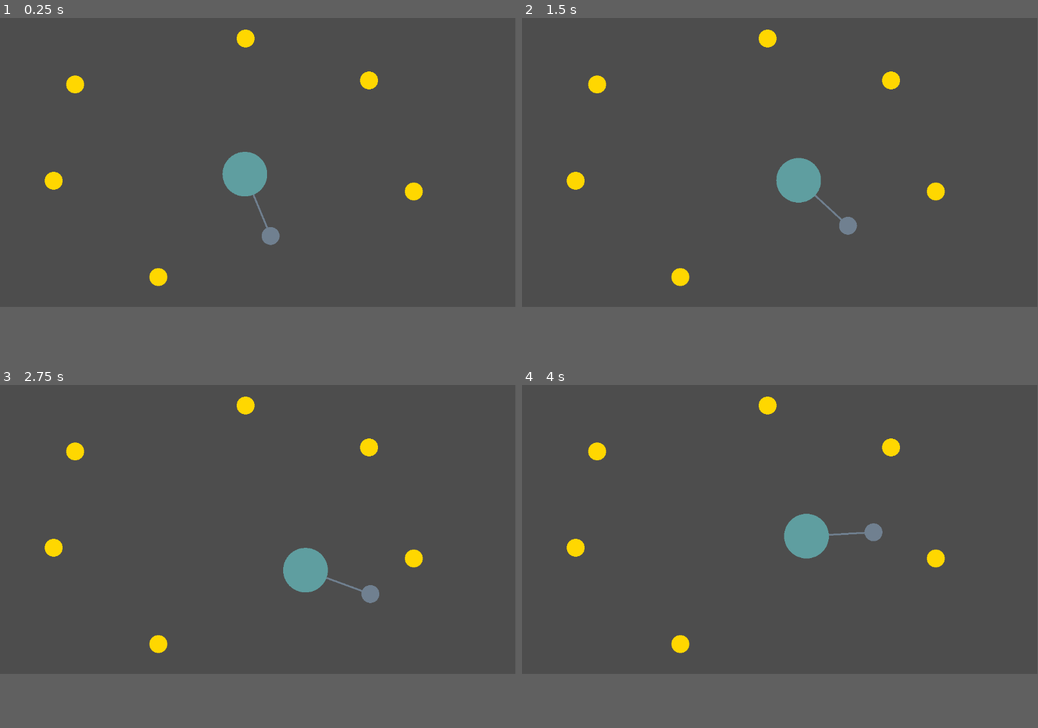
Above: before the commit, frames 1-4 (two rows, left to right).
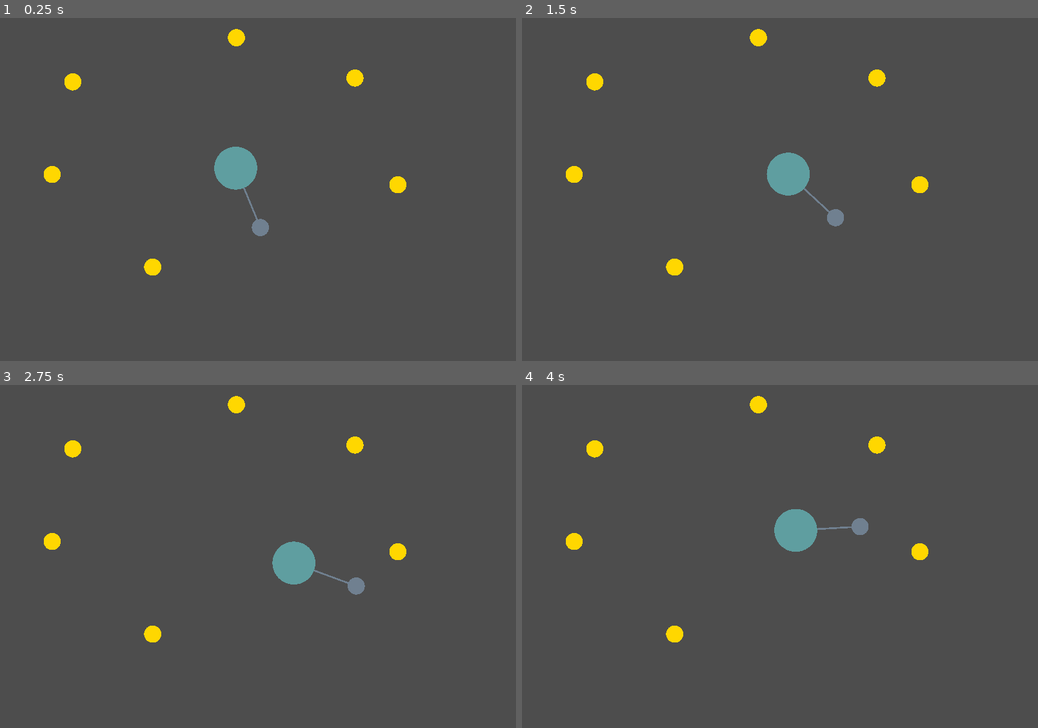
Above: after the commit, the same moments.

Repository: doctor-g/LD54
Game: Godot game, scene res://world.tscn
Two runs of this game, one before a commit and one after it. Both use one fixed random seed, a clock stepped at 60 frames per second and the inputs below.
Inputs:
- Up to frame 1 (0.25 s): no input
- Up to frame 2 (1.5 s): hold D (move_right) 0.53-1.28 s; tap Left (decrease_power) at 0.6 s; hold S (move_down) from 1.28 s (still down); tap Right (increase_power) at 1.35 s
- Up to frame 3 (2.75 s): release S (move_down) at 2.03 s; hold D (move_right) from 2.03 s (still down); tap Up (let_out) at 2.1 s
- Up to frame 4 (4 s): release D (move_right) at 2.78 s; hold W (move_up) 2.78-3.53 s; tap Down (reel_in) at 2.85 s; hold A (move_left) from 3.53 s (still down); tap Left (decrease_power) at 3.6 s
In our replay, the window is 799x449 before the commit and 800x533 after it. These sizes can differ from the game's own. Grey fills any space a smaller window leaves; there, only what the larger window draws over its background counts as a difference.

The runs differ from the first frame. In frame 1, 2.0% of the frame differs, in the area x 8-82%, y 3-79%; in frame 2, 2.0%; in frame 3, 2.1%; in frame 4, 2.0%.

Commit message:
Configure web build
This includes local testing and continuous integration on GitHub.

Diff:
--- a/project/project.godot
+++ b/project/project.godot
@@ -14,6 +14,12 @@
 run/main_scene="res://world.tscn"
 config/features=PackedStringArray("4.1", "Forward Plus")
 config/icon="res://icon.svg"
+
+[display]
+
+window/size/viewport_width=1200
+window/size/viewport_height=800
+window/stretch/mode="canvas_items"
 
 [input]
 
Not shown, added: project/export_presets.cfg
Not shown, added: .github/workflows/build.yaml
Not shown, added: .gitignore
Not shown, added: README.md
Not shown, added: tools/godot_web.py
